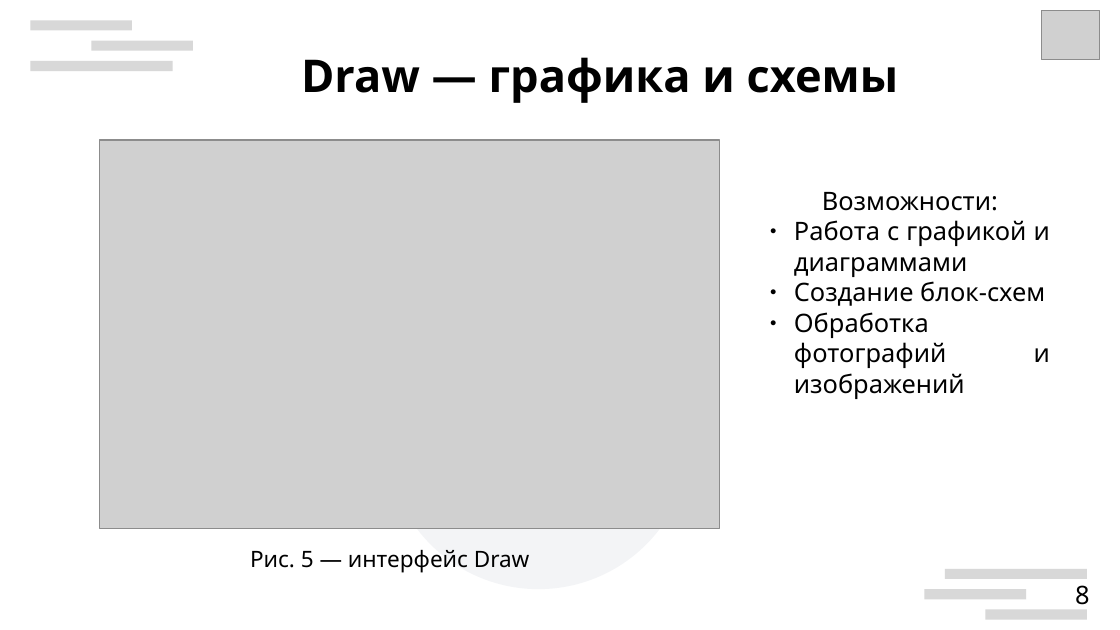
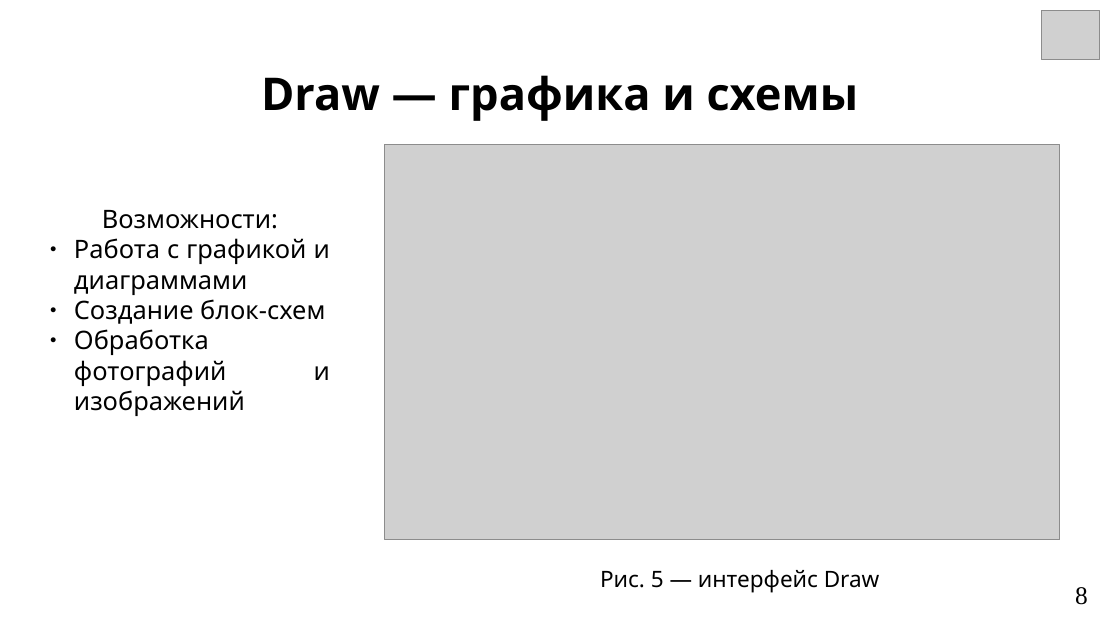
Before and after one commit to Soft-Darkness/digital-fundamentals, a slide deck: slide 8 of Documents/LibreOffice_review.odp. Drawn at 1120x630 pixels with LibreOffice and Linux fonts; fonts in the diff are those of the drawing; grey boxes stand for pictures; background and template pictures are left out. Boxes give left, top, right and bottom in pixels: in the first picture for what was removed or moved away, otherwise in the second. Text is boxed around its words. In the diff, an @@ line names an element or a change of style, - is before the commit and + after.

```diff
--- a/Documents/LibreOffice_review.odp
+++ b/Documents/LibreOffice_review.odp
@@ text "Draw — графика и схемы": place and size @@
-text "Draw — графика и схемы" at [301,57,899,103]
+text "Draw — графика и схемы" at [261,75,859,121]
@@ text "Draw — графика и схемы" at [261,75,859,121]: vertical alignment middle to top @@
@@ picture: place and size @@
-picture at [100,140,720,528]
+picture at [385,144,1061,541]
@@ text "Возможности:": place and size @@
-text "Возможности:" at [794,192,1050,399]
+text "Возможности:" at [74,210,330,416]
@@ group removed at [30,20,691,589]: 3 rectangles, 1 ellipse @@
@@ rectangle removed at [945,569,1087,579] @@
@@ text at [600,570,880,593]: text changed @@
-Рис. 5 — интерфейс Draw
+Рис. 5 ― интерфейс Draw
@@ rectangle removed at [925,589,1026,600] @@
@@ page number at [1075,587,1088,605]: font Noto Sans to Times New Roman @@
@@ rectangle removed at [986,610,1087,620] @@
```
Also in this commit, not shown: 11 other slides changed, 1 other file.
